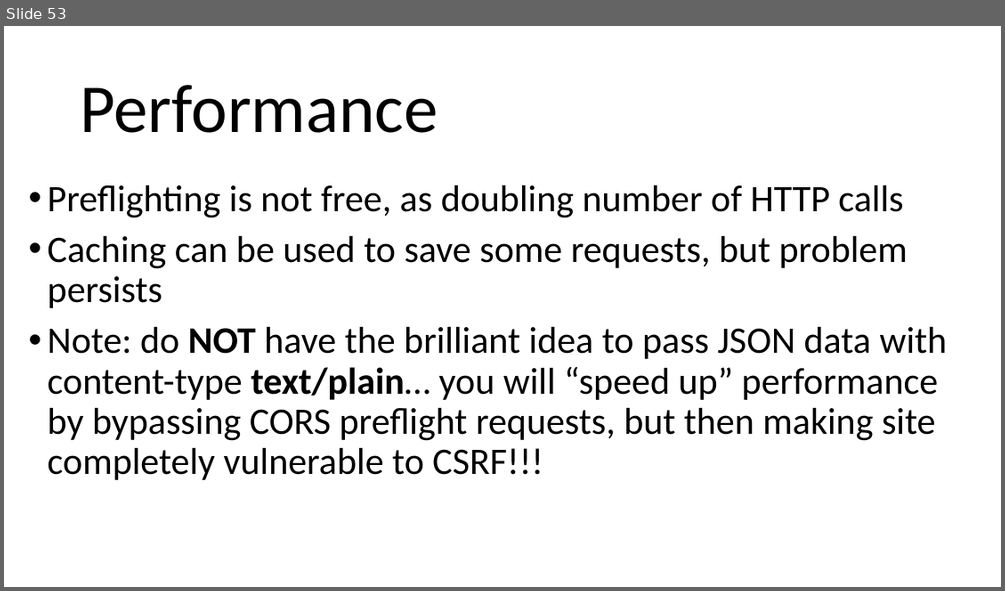
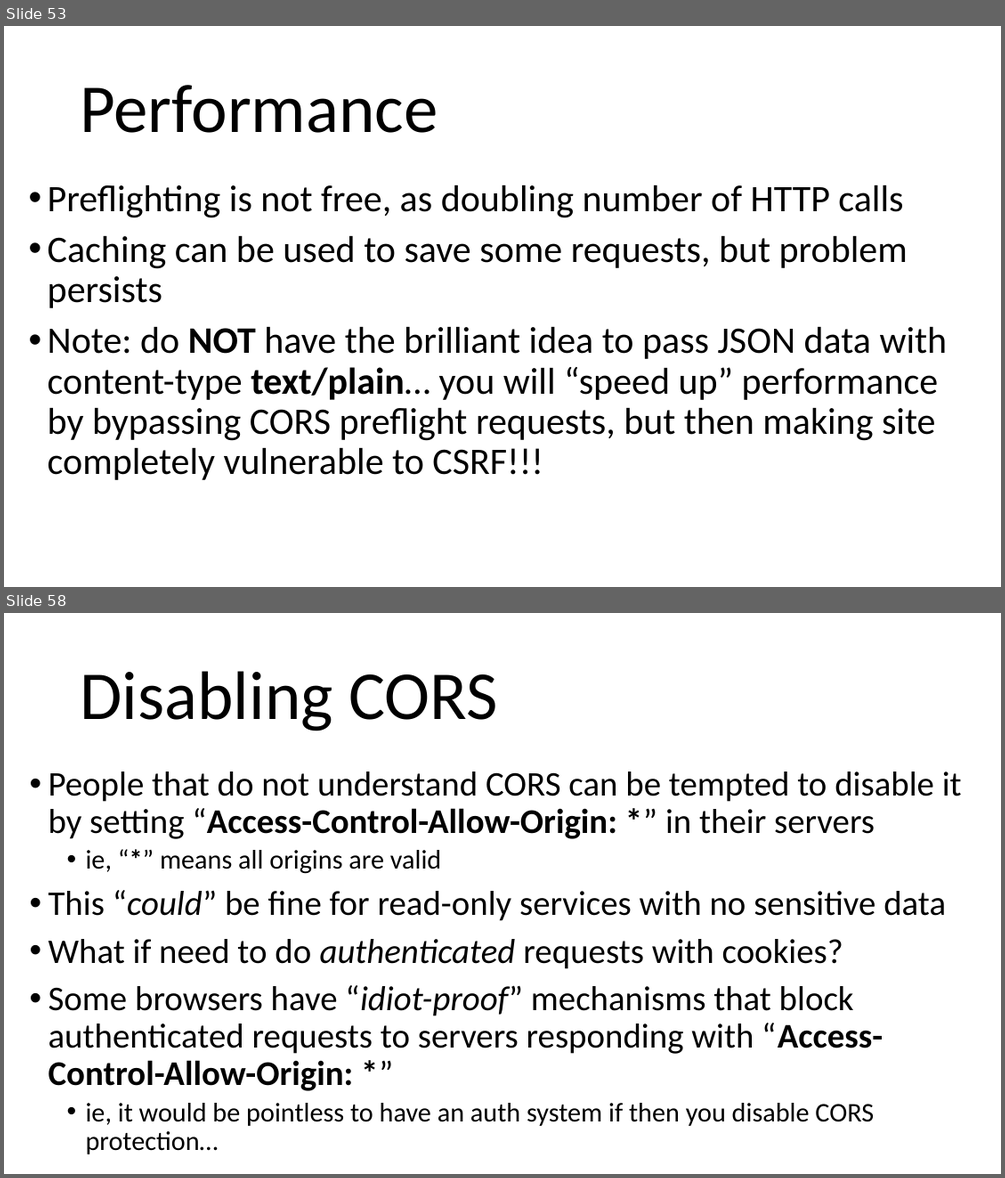
Before and after one commit to arcuri82/web_development_and_api_design, a slide deck: docs/slides/lesson_08.pptx. Shown one above the other, each under a label of ours: slide 53 before the commit, slides 53 and 58 after it; the slides between them are not shown. The pictures are 1005x591 and 1005x1178 pixels, drawn with LibreOffice and Linux fonts; fonts in the diff are those of the drawing. Boxes give left, top, right and bottom in pixels: in the first picture for what was removed or moved away, otherwise in the second. Text is boxed around its words. In the diff, an @@ line names an element or a change of style, - is before the commit and + after.

```diff
--- a/docs/slides/lesson_08.pptx
+++ b/docs/slides/lesson_08.pptx
@@ slide 58 added at <box>4,613,1001,1174</box>, background #FFFFFF @@
@@ title added at <box>80,671,497,731</box>, 66 pt, text #000000 @@
+Disabling CORS
@@ text added at <box>48,771,962,1154</box>, 33.3 pt, text #000000 @@
+• People that do not understand CORS can be tempted to disable it by setting “Access-Control-Allow-Origin: *” in their servers
+  • ie, “*” means all origins are valid
+• This “could” be fine for read-only services with no sensitive data
+• What if need to do authenticated requests with cookies?
+• Some browsers have “idiot-proof” mechanisms that block authenticated requests to servers responding with “Access-Control-Allow-Origin: *”
+  • ie, it would be pointless to have an auth system if then you disable CORS protection…
```
Also in this commit, not shown: 3 slides changed, 10 other slides added, 4 slides removed, 1 other file.
